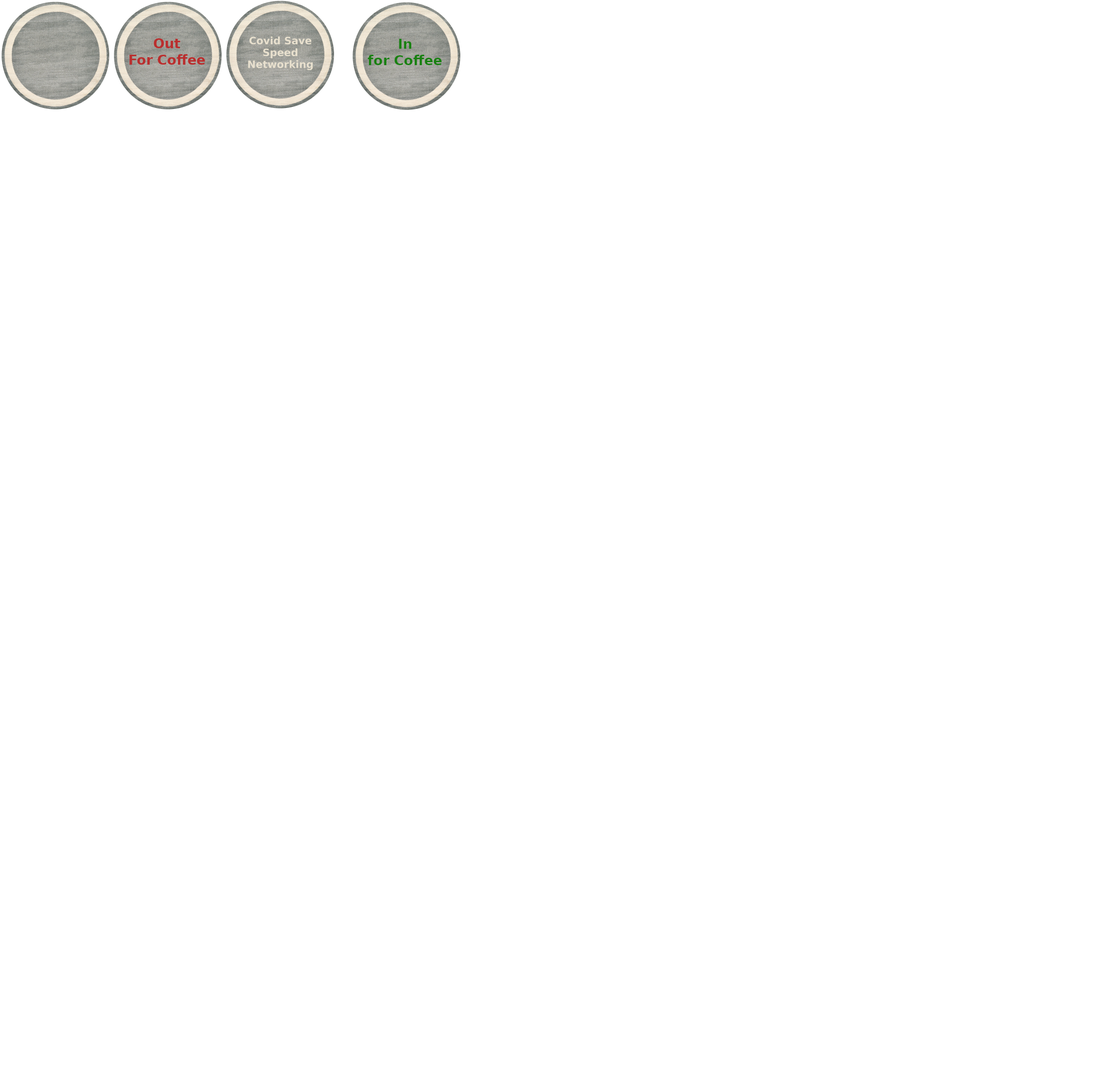
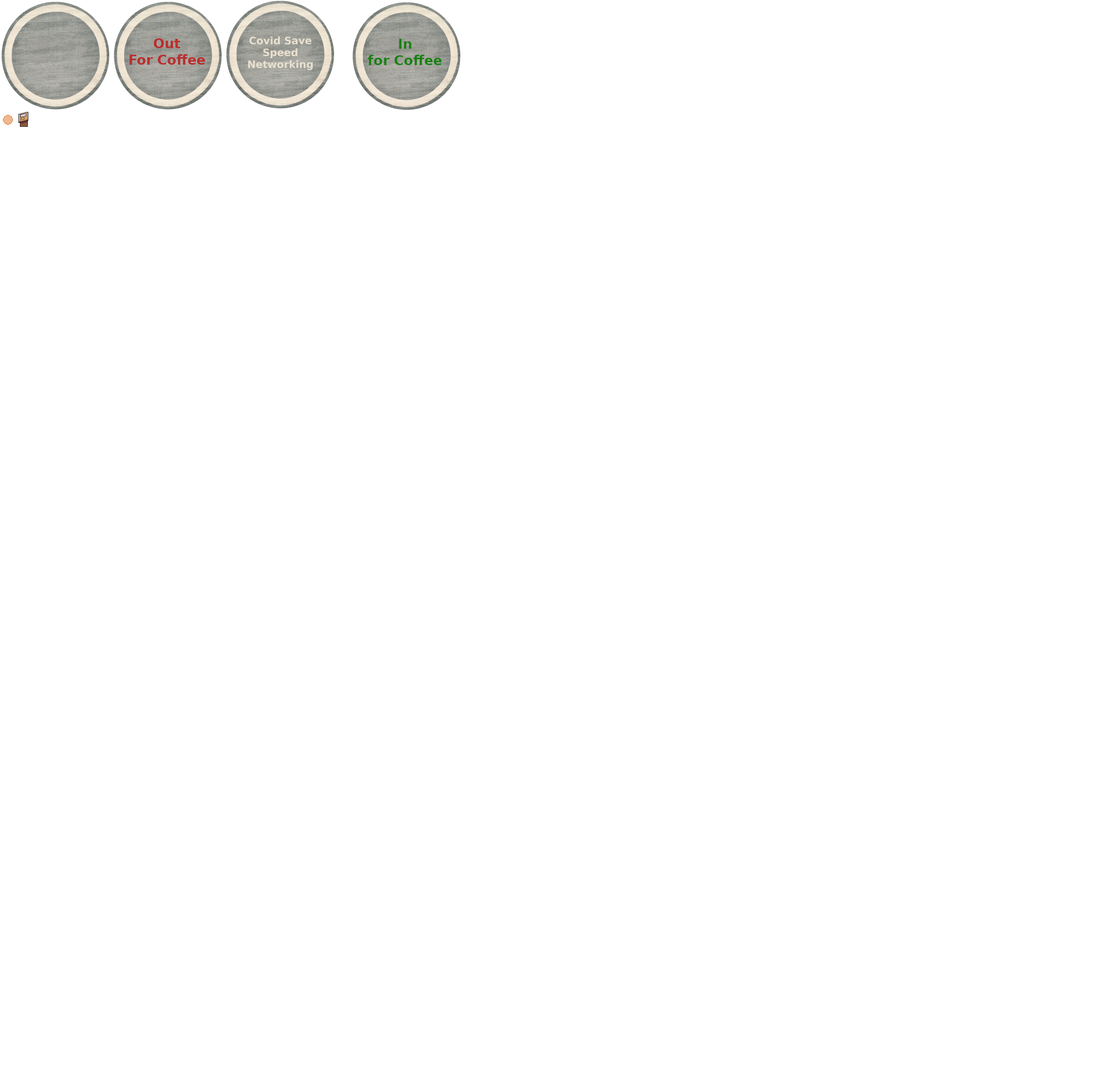
Layered file, before and after one edit (w=1094, h=1089). Changes by layer:
added layer "next tile" above "Carpet networking" over [left=2, top=111, right=29, bottom=127]
